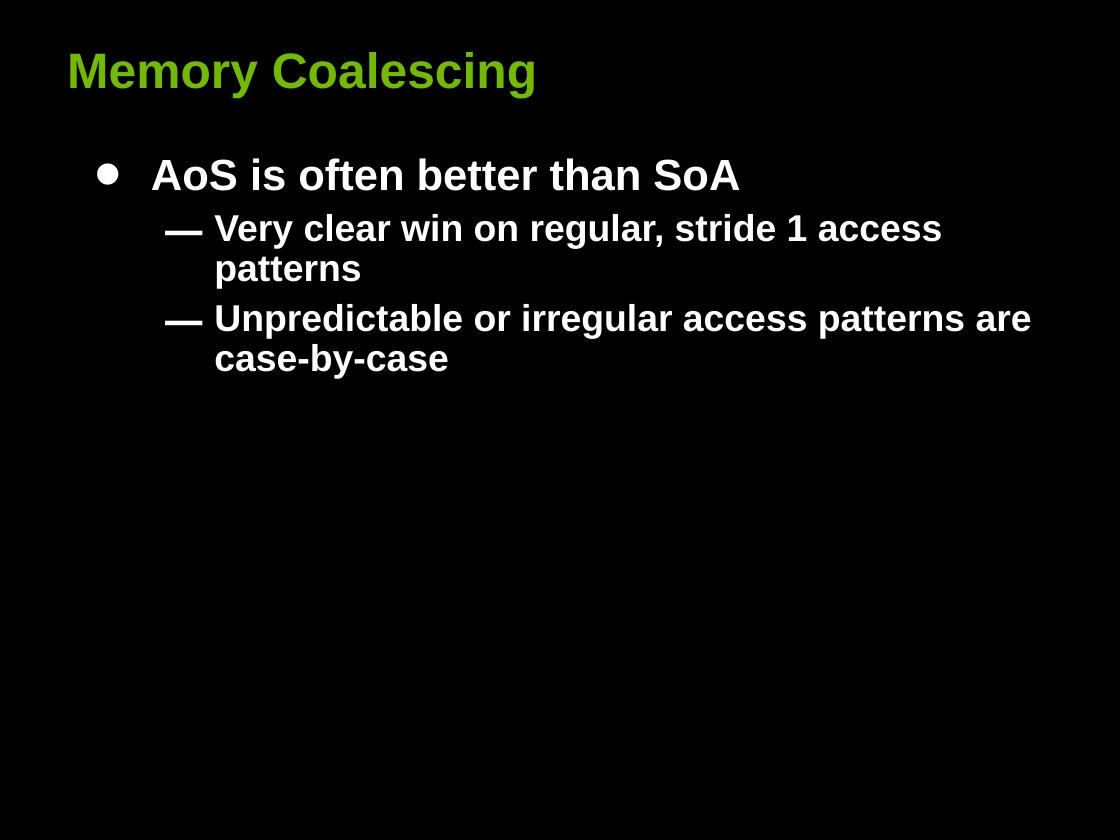
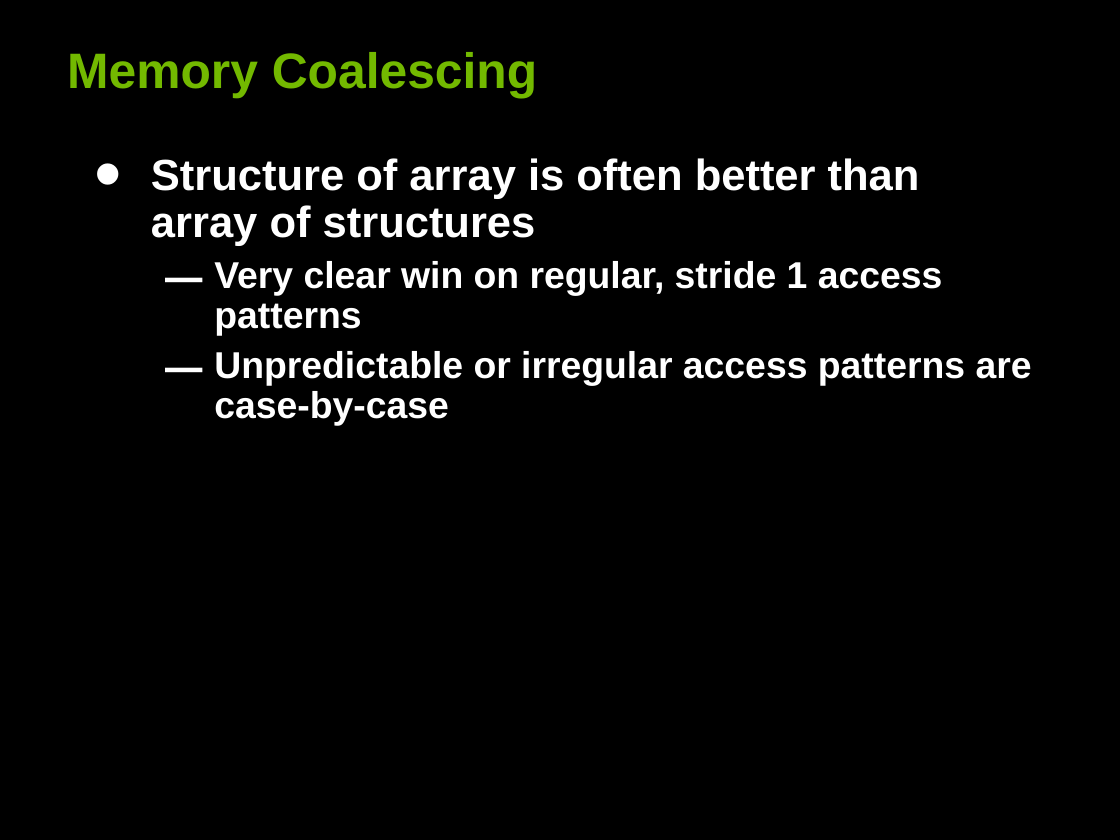
Before and after one commit to leofang/stanford-cs193g-sp2010, a slide deck: slide 15 of trunk/lectures/lecture_5/performance_considerations.ppt. Drawn at 1120x840 pixels with LibreOffice and Linux fonts; fonts in the diff are those of the drawing. Boxes give left, top, right and bottom in pixels: in the first picture for what was removed or moved away, otherwise in the second. Text is boxed around its words. In the diff, an @@ line names an element or a change of style, - is before the commit and + after.

Commit message:
Fix typo in performance considerations slides.

```diff
--- a/trunk/lectures/lecture_5/performance_considerations.ppt
+++ b/trunk/lectures/lecture_5/performance_considerations.ppt
@@ text at (x1=151, y1=158, x2=920, y2=246): text changed @@
-• AoS is often better than SoA
+• Structure of array is often better than array of structures
```
Also in this commit, not shown: 1 other file.
